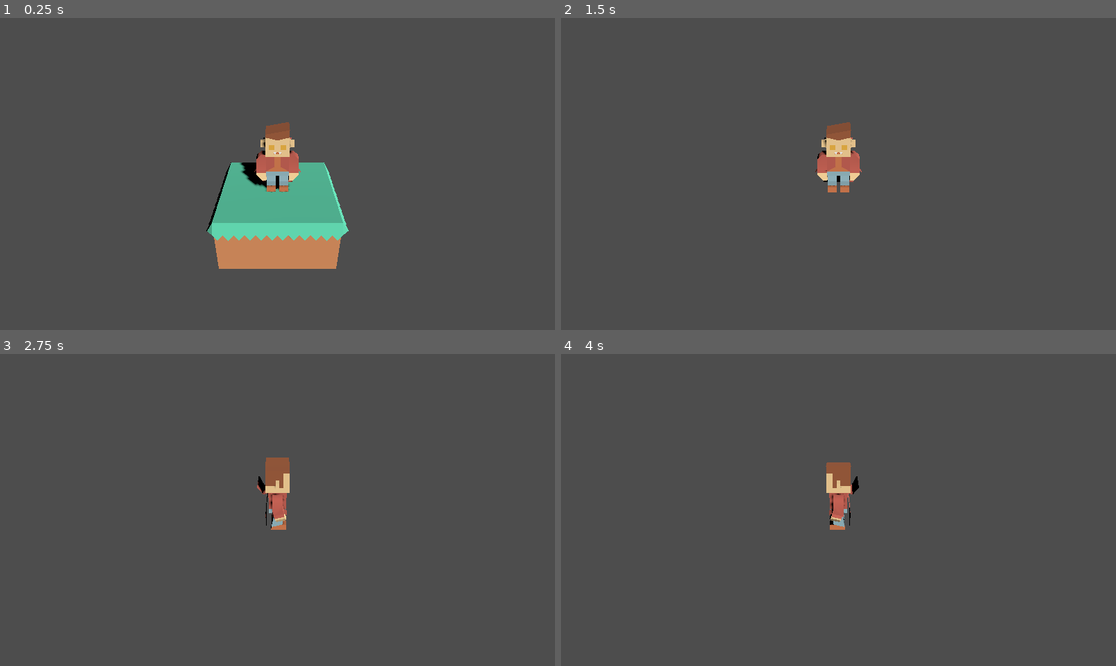
Above: before the commit, frames 1-4 (two rows, left to right).
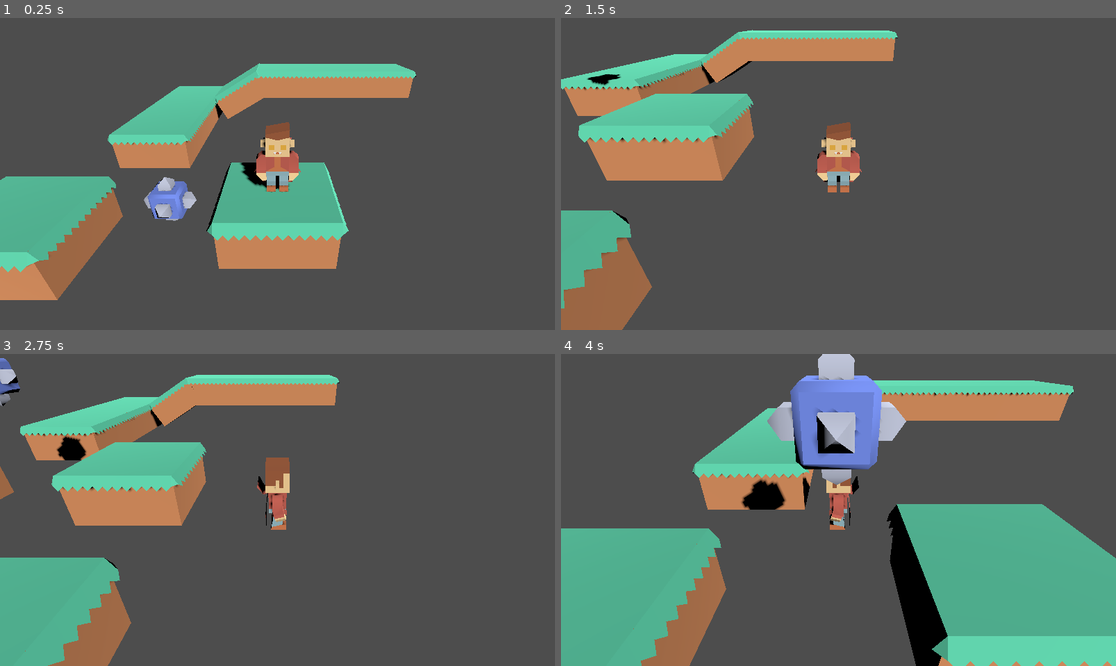
Above: after the commit, the same moments.

Repository: coruja182/godotplatformer3d
Game: Godot game, scene res://scenes/levels/level1.tscn
The game is run twice, just before and just after one commit, with the same random seed, the same clock (stepped at 60 frames per second) and the same inputs.
Inputs:
- Up to frame 1 (0.25 s): no input
- Up to frame 2 (1.5 s): tap Enter (ui_accept) at 0.5 s; hold D (move_right) 0.53-1.28 s; hold Space (jump) 0.53-1.28 s; hold S (move_backward) from 1.28 s (still down); tap Space (jump) at 1.35 s
- Up to frame 3 (2.75 s): tap Space (jump) at 1.52, 1.82 s; release S (move_backward) at 2.03 s; hold D (move_right) from 2.03 s (still down); hold Space (jump) from 2.03 s (still down)
- Up to frame 4 (4 s): release D (move_right) at 2.78 s; release Space (jump) at 2.78 s; hold W (move_forward) 2.78-3.53 s; tap Space (jump) at 2.85, 3.02, 3.32 s; hold A (move_left) from 3.53 s (still down); hold Space (jump) from 3.53 s (still down)

The runs differ from the first frame. In frame 1, 15% of the frame differs, in the area x 0-75%, y 14-91%; in frame 2, 19%; in frame 3, 21%; in frame 4, 46%, in the area x 0-100%, y 0-100%.

Commit message:
feat: spike enemy

Diff:
--- /dev/null
+++ b/enemies/enemy_spike.gd
@@ -0,0 +1,28 @@
+class_name EnemySpike extends Area3D
+
+
+@export var move_speed : float = 2
+@export var move_direction : Vector3
+
+var start_pos : Vector3
+var target_pos : Vector3
+
+
+func _ready() -> void:
+	start_pos = global_position
+	target_pos = start_pos + move_direction
+
+
+func _process(delta: float) -> void:
+	global_position = global_position.move_toward(target_pos, move_speed * delta)
+
+	if global_position == target_pos:
+		if global_position == start_pos:
+			target_pos = start_pos + move_direction
+		else:
+			target_pos = start_pos
+
+
+func _on_body_entered(body: Node3D) -> void:
+	if body is Player:
+		body.game_over()
--- /dev/null
+++ b/enemies/enemy_spike.tscn
@@ -0,0 +1,21 @@
+[gd_scene load_steps=4 format=3 uid="uid://cpjkntrgxwwm"]
+
+[ext_resource type="Script" path="res://enemies/enemy_spike.gd" id="1_cqdbq"]
+[ext_resource type="ArrayMesh" uid="uid://mvd3ie23bw83" path="res://assets/models/spikeBlock.obj" id="1_gbgtg"]
+
+[sub_resource type="BoxShape3D" id="BoxShape3D_7fi8y"]
+size = Vector3(0.501953, 0.4953, 0.503662)
+
+[node name="EnemySpike" type="Area3D"]
+script = ExtResource("1_cqdbq")
+
+[node name="SpikeBlock" type="MeshInstance3D" parent="."]
+transform = Transform3D(1, 0, 0, 0, 1, 0, 0, 0, 1, 0, -0.502487, 0)
+mesh = ExtResource("1_gbgtg")
+skeleton = NodePath("../..")
+
+[node name="CollisionShape3D" type="CollisionShape3D" parent="."]
+transform = Transform3D(1, 0, 0, 0, 1, 0, 0, 0, 1, -0.000732422, -0.0010739, 0.00134277)
+shape = SubResource("BoxShape3D_7fi8y")
+
+[connection signal="body_entered" from="." to="." method="_on_body_entered"]
--- a/platforms/platform_large.tscn
+++ b/platforms/platform_large.tscn
@@ -3,7 +3,7 @@
 [ext_resource type="ArrayMesh" uid="uid://d3ecuvi3x1r07" path="res://assets/models/blockLarge.obj" id="1_nn28d"]
 
 [sub_resource type="BoxShape3D" id="BoxShape3D_05n84"]
-size = Vector3(2, 0.483887, 1)
+size = Vector3(2.03424, 0.483887, 2.03418)
 
 [node name="PlatformLarge" type="StaticBody3D"]
 transform = Transform3D(1, 0, 0, 0, 1, 0, 0, 0, 1, 0, -1, 0)
@@ -13,5 +13,5 @@
 skeleton = NodePath("../..")
 
 [node name="CollisionShape3D" type="CollisionShape3D" parent="."]
-transform = Transform3D(1, 0, 0, 0, 1, 0, 0, 0, 1, 0.00390625, 0.757483, 0)
+transform = Transform3D(1, 0, 0, 0, 1, 0, 0, 0, 1, -0.00527954, 0.757483, -0.00537109)
 shape = SubResource("BoxShape3D_05n84")
--- a/player/player.gd
+++ b/player/player.gd
@@ -12,9 +12,15 @@
 	if not is_on_floor():
 		velocity.y -= gravity * delta
 
+	if Input.is_action_pressed("jump") and is_on_floor():
+		velocity.y = jump_force
+
 	var input = Input.get_vector("move_left", "move_right", "move_forward", "move_backward")
+
+	# calculate move direction
 	var direction = Vector3(input.x, 0, input.y)
 
+	# assign that direction to velocity
 	velocity.x = direction.x * move_speed
 	velocity.z = direction.z * move_speed
 
@@ -25,6 +31,12 @@
 
 	model.rotation.y = lerp_angle(model.rotation.y, facing_angle, 0.5)
 
+	if global_position.y < -5:
+		game_over()
+
+
+func game_over():
+	get_tree().reload_current_scene()
 
 #const SPEED = 5.0
 #const JUMP_VELOCITY = 4.5
--- a/scenes/levels/level1.tscn
+++ b/scenes/levels/level1.tscn
@@ -1,16 +1,15 @@
-[gd_scene load_steps=5 format=3 uid="uid://c3smp0jwqt4xu"]
+[gd_scene load_steps=6 format=3 uid="uid://c3smp0jwqt4xu"]
 
 [ext_resource type="PackedScene" uid="uid://dxuhx1conbbsd" path="res://platforms/platform_large.tscn" id="1_74ayk"]
 [ext_resource type="ArrayMesh" uid="uid://gjuyfsvj5gs0" path="res://assets/models/characterVampire.obj" id="2_lx8m8"]
 [ext_resource type="Script" path="res://player/player.gd" id="2_qm4g6"]
+[ext_resource type="PackedScene" uid="uid://cpjkntrgxwwm" path="res://enemies/enemy_spike.tscn" id="4_teu1i"]
 
 [sub_resource type="CapsuleShape3D" id="CapsuleShape3D_xm3rs"]
 radius = 0.3
 height = 1.2
 
 [node name="Main" type="Node3D"]
-
-[node name="PlatformLarge" parent="." instance=ExtResource("1_74ayk")]
 
 [node name="Player" type="CharacterBody3D" parent="."]
 script = ExtResource("2_qm4g6")
@@ -32,3 +31,39 @@
 [node name="DirectionalLight3D" type="DirectionalLight3D" parent="."]
 transform = Transform3D(0.770474, -0.512448, 0.379167, 0.253147, 0.791844, 0.555787, -0.585053, -0.332235, 0.73982, 0, 3.04572, 0)
 shadow_enabled = true
+
+[node name="Platforms" type="Node3D" parent="."]
+
+[node name="PlatformLarge" parent="Platforms" instance=ExtResource("1_74ayk")]
+metadata/_edit_lock_ = true
+
+[node name="PlatformLarge2" parent="Platforms" instance=ExtResource("1_74ayk")]
+transform = Transform3D(1, 0, 0, 0, 1, 0, 0, 0, 1, 0.0490875, -1, 4.12595)
+
+[node name="PlatformLarge3" parent="Platforms" instance=ExtResource("1_74ayk")]
+transform = Transform3D(1, 0, 0, 0, 1, 0, 0, 0, 1, -4.33806, -1, 0.588443)
+
+[node name="PlatformLarge4" parent="Platforms" instance=ExtResource("1_74ayk")]
+transform = Transform3D(1, 0, 0, 0, 1, 0, 0, 0, 1, -3.49538, -1, -3.57582)
+
+[node name="PlatformLarge5" parent="Platforms" instance=ExtResource("1_74ayk")]
+transform = Transform3D(1, 0, 0, 0, 1, 0, 0, 0, 1, -3.49538, -1, -5.55569)
+
+[node name="PlatformLarge6" parent="Platforms" instance=ExtResource("1_74ayk")]
+transform = Transform3D(1, 0, 0, 0, 1, 0, 0, 0, 1, -3.49538, -1, -7.54374)
+
+[node name="PlatformLarge7" parent="Platforms" instance=ExtResource("1_74ayk")]
+transform = Transform3D(0.866025, -0.5, 0, 0.5, 0.866025, 0, 0, 0, 1, -1.16733, -0.392639, -7.54374)
+
+[node name="PlatformLarge8" parent="Platforms" instance=ExtResource("1_74ayk")]
+transform = Transform3D(1, 0, 0, 0, 1, 0, 0, 0, 1, 0.22095, -0.0378431, -7.54538)
+
+[node name="PlatformLarge9" parent="Platforms" instance=ExtResource("1_74ayk")]
+transform = Transform3D(1, 0, 0, 0, 1, 0, 0, 0, 1, 2.19899, -0.0378431, -7.54538)
+
+[node name="PlatformLarge10" parent="Platforms" instance=ExtResource("1_74ayk")]
+transform = Transform3D(1, 0, 0, 0, 1, 0, 0, 0, 1, 4.16583, -0.0378431, -7.54538)
+
+[node name="EnemySpike" parent="." instance=ExtResource("4_teu1i")]
+transform = Transform3D(1, 0, 0, 0, 1, 0, 0, 0, 1, -1.812, -0.453715, 0.454148)
+move_direction = Vector3(0, 3, 0)
